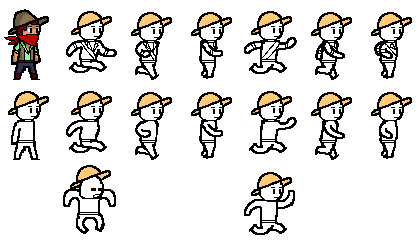
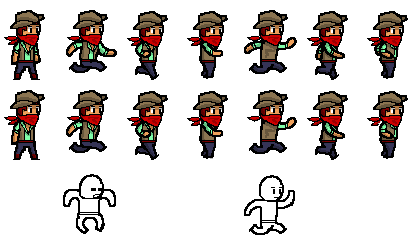
Before/after of a 420×240 layered artwork. What changed in the layer stack:
added group "middle row shading" with 7 layers above "top row shading" over [8, 94, 406, 159]
added layer "shading copy 6" (1st of 2, in "middle row shading") (25%) in group "middle row shading" over [371, 95, 406, 156]
added layer "shading copy 5" (1st of 2, in "middle row shading") (25%) in group "middle row shading" over [311, 95, 346, 157]
added layer "shading copy 3" (1st of 2, in "middle row shading") (25%) in group "middle row shading" over [191, 95, 226, 159]
added layer "shading copy 2" (1st of 2, in "middle row shading") (25%) in group "middle row shading" over [131, 95, 166, 157]
added layer "shading copy" (1st of 2, in "middle row shading") (25%) in group "middle row shading" over [67, 94, 106, 151]
added layer "shading" (1st of 2, in "middle row shading") (25%) in group "middle row shading" over [8, 94, 43, 158]
added group "top row shading" with 7 layers above "hats" over [8, 14, 406, 77]
added layer "shading copy 5" (2nd of 2, in "top row shading") (25%) in group "top row shading" over [311, 15, 346, 77]
added layer "shading copy 4" (2nd of 2, in "top row shading") (25%) in group "top row shading" over [246, 14, 286, 72]
added layer "shading copy 2" (2nd of 2, in "top row shading") (25%) in group "top row shading" over [131, 15, 166, 77]
added layer "shading copy" (2nd of 2, in "top row shading") (25%) in group "top row shading" over [67, 14, 114, 71]
removed layer "hat" over [8, 9, 412, 196]
removed layer "hat color" over [9, 10, 410, 194]
removed layer "detail" over [8, 23, 397, 61]
added layer "hats" above "hat coloring" over [10, 10, 408, 113]
added layer "hat coloring" above "details" over [11, 11, 407, 110]
added layer "details" above "detail color" over [4, 23, 403, 141]
renamed "Layer 11" to "detail color", painted on it over [6, 20, 402, 136]
painted on "color" over [13, 11, 403, 159]
…and 4 more changes (3 added, 1 painted, 1 stack)
